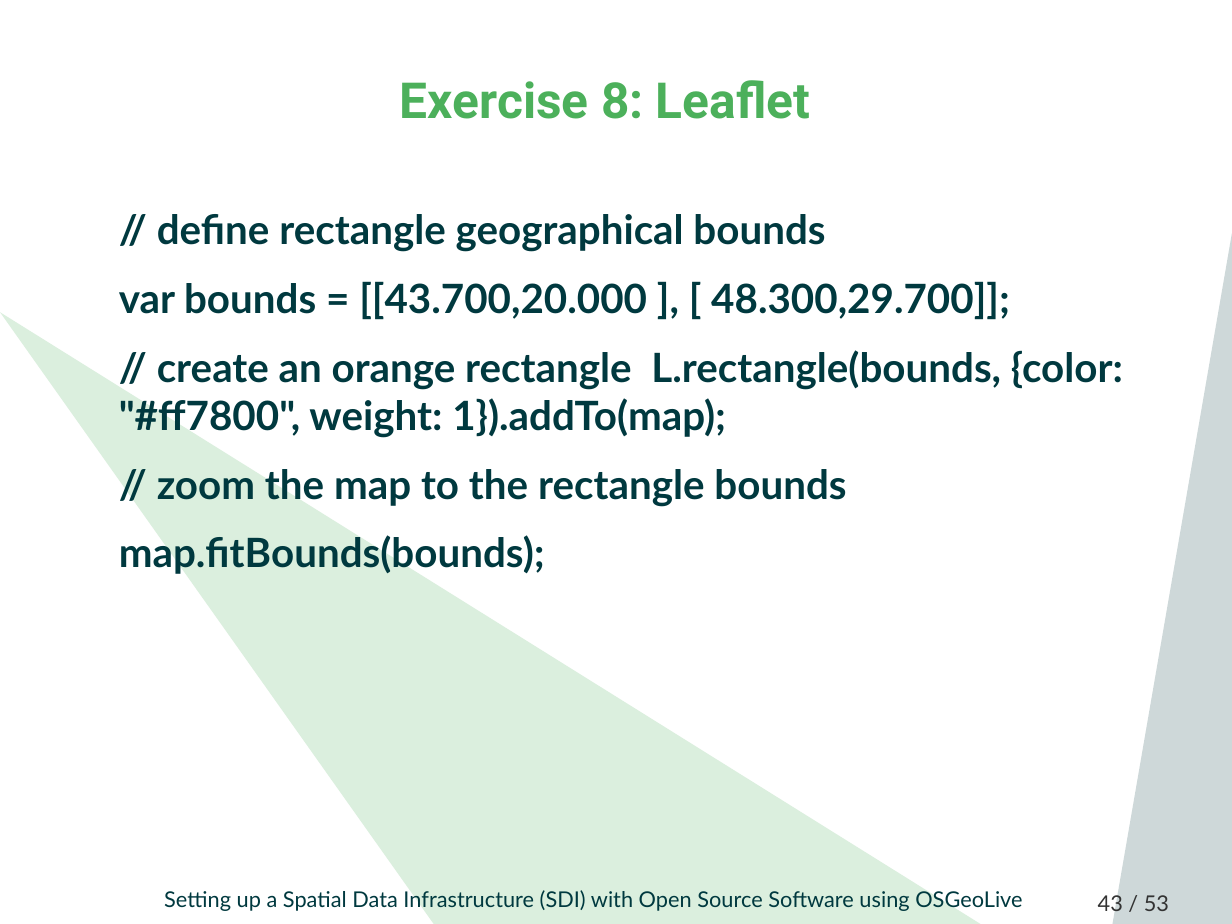
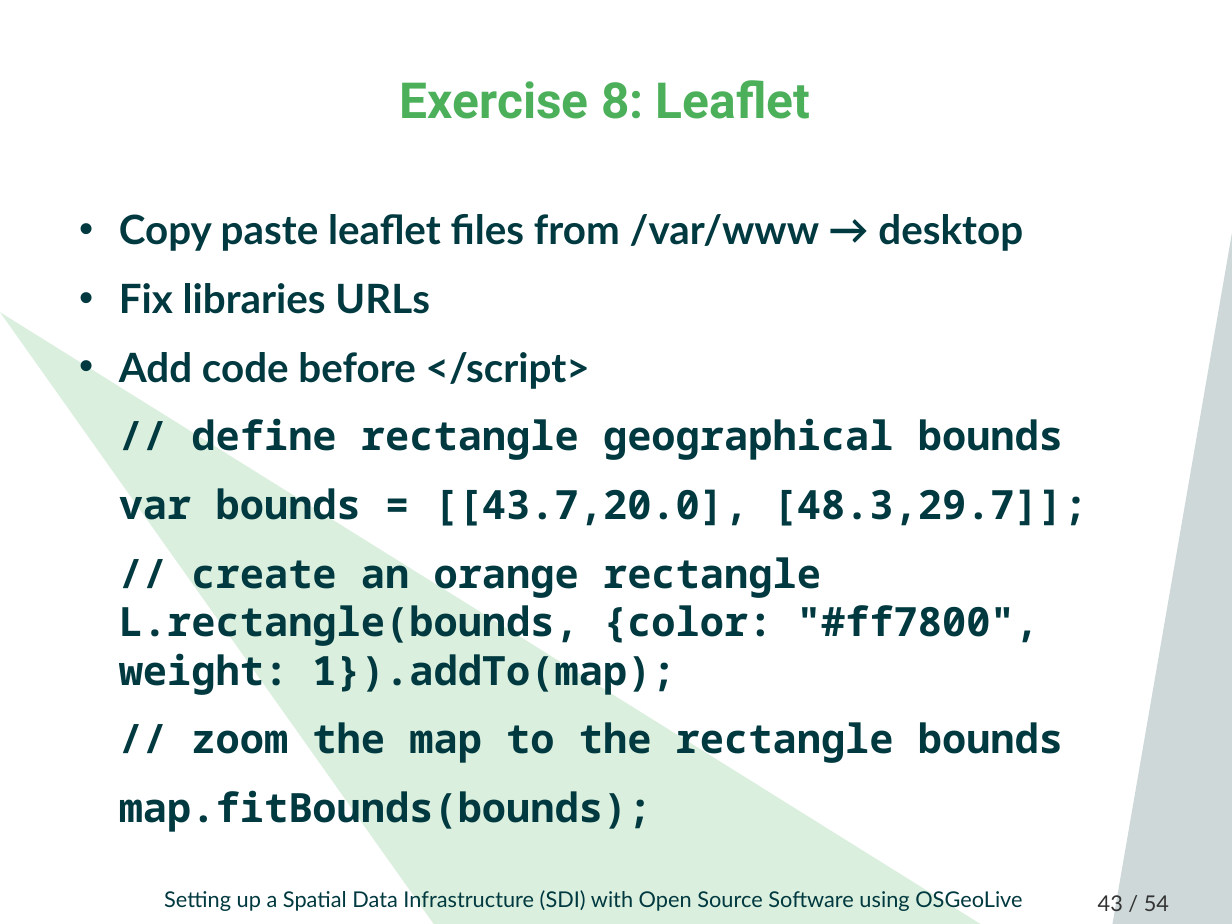
Before and after one commit to astroidex/foss4g-2019-workshop-sdi-with-osgeolive, a slide deck: slide 43 of FOSS4G_2019_SDI_OSGeoLive_Workshop.odp. Drawn at 1232x924 pixels with LibreOffice and Linux fonts; fonts in the diff are those of the drawing; background and template pictures are left out. Boxes give left, top, right and bottom in pixels: in the first picture for what was removed or moved away, otherwise in the second. Text is boxed around its words. In the diff, an @@ line names an element or a change of style, - is before the commit and + after.

```diff
--- a/FOSS4G_2019_SDI_OSGeoLive_Workshop.odp
+++ b/FOSS4G_2019_SDI_OSGeoLive_Workshop.odp
@@ text at [119,214,1023,389]: paragraphs added @@
+• Copy paste leaflet files from /var/www → desktop
+• Fix libraries URLs
+• Add code before </script>
@@ text at [119,418,1063,832]: font Lato to Noto Sans Mono in "// define rectangle geographical bounds", "// create an orange rectangle L.rectangle(bounds, {color: ...", "// zoom the map to the rectangle ...", "map.fitBounds(bounds);" @@
@@ text at [119,488,1088,526]: text changed; font Lato to Noto Sans Mono @@
-var bounds = [[43.700,20.000 ], [ 48.300,29.700]];
+var bounds = [[43.7,20.0], [48.3,29.7]];
@@ page number at [1098,895,1169,912]: text changed @@
-43 / 53
+43 / 54
```
Also in this commit, not shown: 10 other slides changed, 2 slides added, 1 slide removed, 1 other file.
